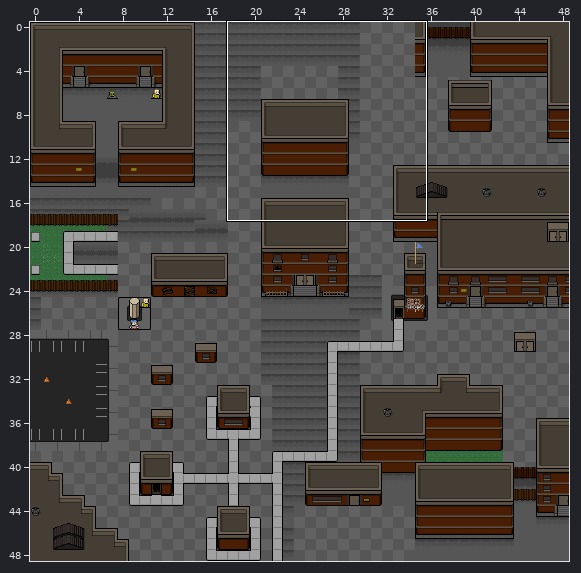
Tiled map: assets/theRing.tmx. The picture above shows the old version from afar; the outline marks the close-up.
Close-up. Before:
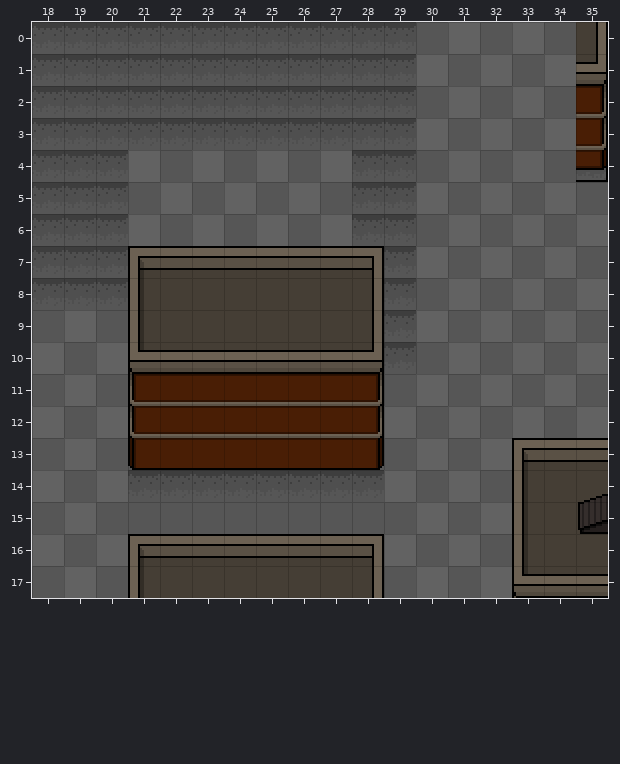
Cells are 16x16 px. Shown: x 18..35, y 0..17. The commit also changed other parts of the map, which this record leaves out.
After the commit:
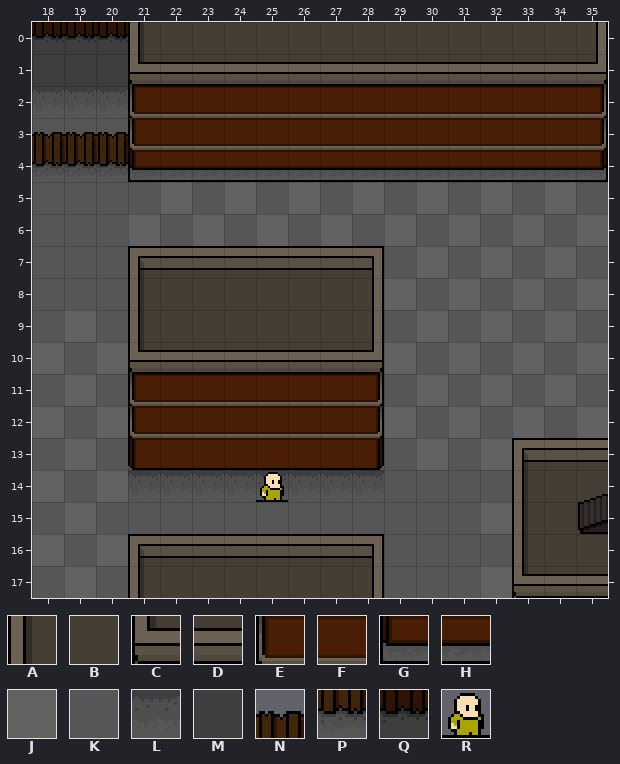
Key: from "ztown": A 16, B 17, C 32, D 33, E 48, F 52, G 96, H 97, J 120, K 136, L 140, M 156, N 157, P 173, Q 174, R 255.
_ is an empty cell.
The exact change:
Layer "bg":
y 0: x 18..34 LLLLLLLLLLLLKJKJK -> QQQABBBBBBBBBBBBB
y 1: x 18..34 LLLLLLLLLLLLJKJKJ -> MMMCDDDDDDDDDDDDD
y 2: x 21..34 LLLLLLLLLKJKJK -> EFFFFFFFFFFFFF
y 3: x 18..34 LLLLLLLLLLLLJKJKJ -> KKKEFFFFFFFFFFFFF
y 4: x 18..34 LLLJKJKJKJLLKJKJK -> PPPGHHHHHHHHHHHHH
y 5: x 18..20 LLL -> KKK; x 28..29 LL -> JK
y 6: x 18..20 LLL -> KKK; x 28..29 LL -> KJ
y 7: x 18..20 LLL -> KKK; x 29 L -> K
y 8: x 18..20 LLL -> KKK; x 29 L -> J
y 9: x 29 L -> K
y 10: x 29 L -> J
Layer "fg":
y 3: x 18..20 ___ -> NNN
Layer "placement":
y 14: x 25 _ -> R
Changed places in both close-ups, as pixel boxes (x1, y1, x2, y2):
changed: (32, 22, 576, 374)
added: (256, 472, 288, 502)
